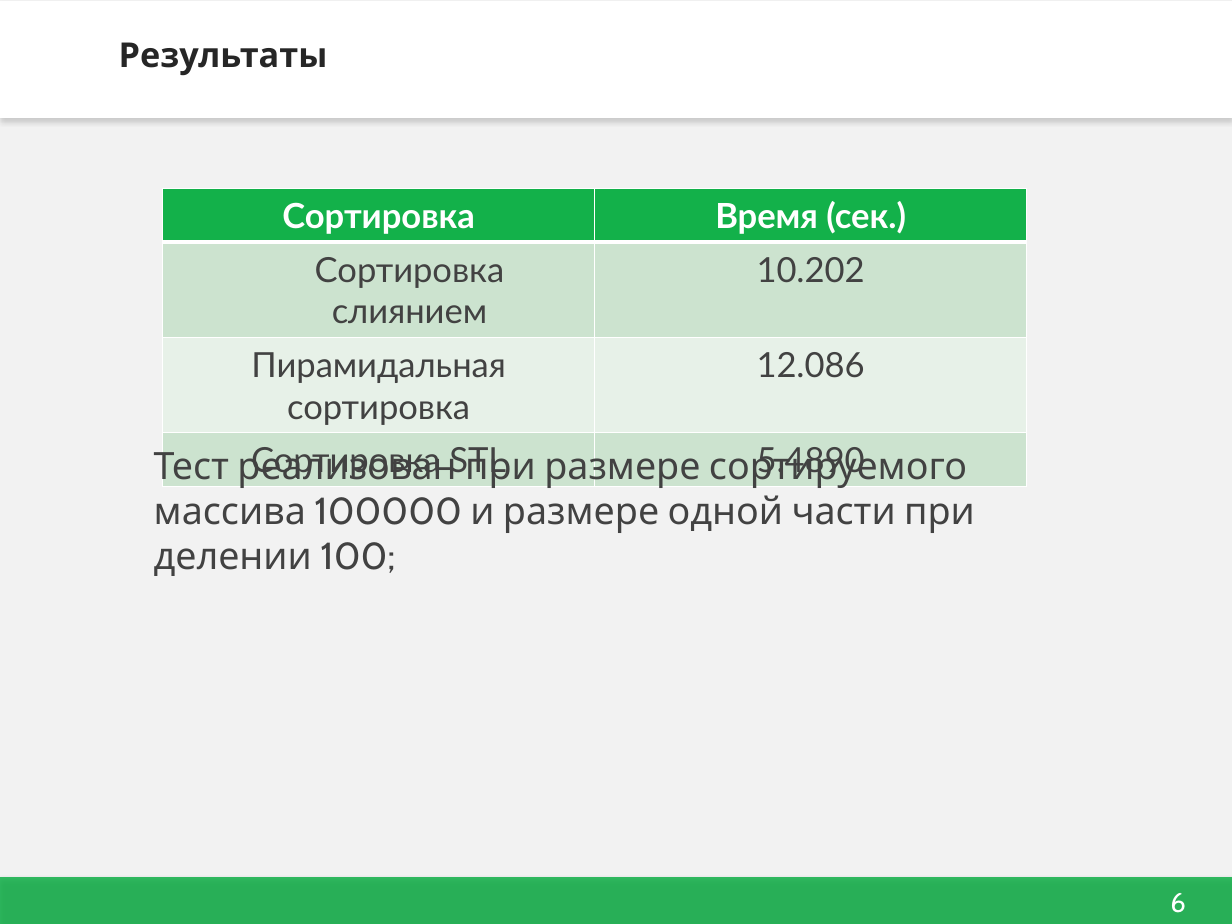
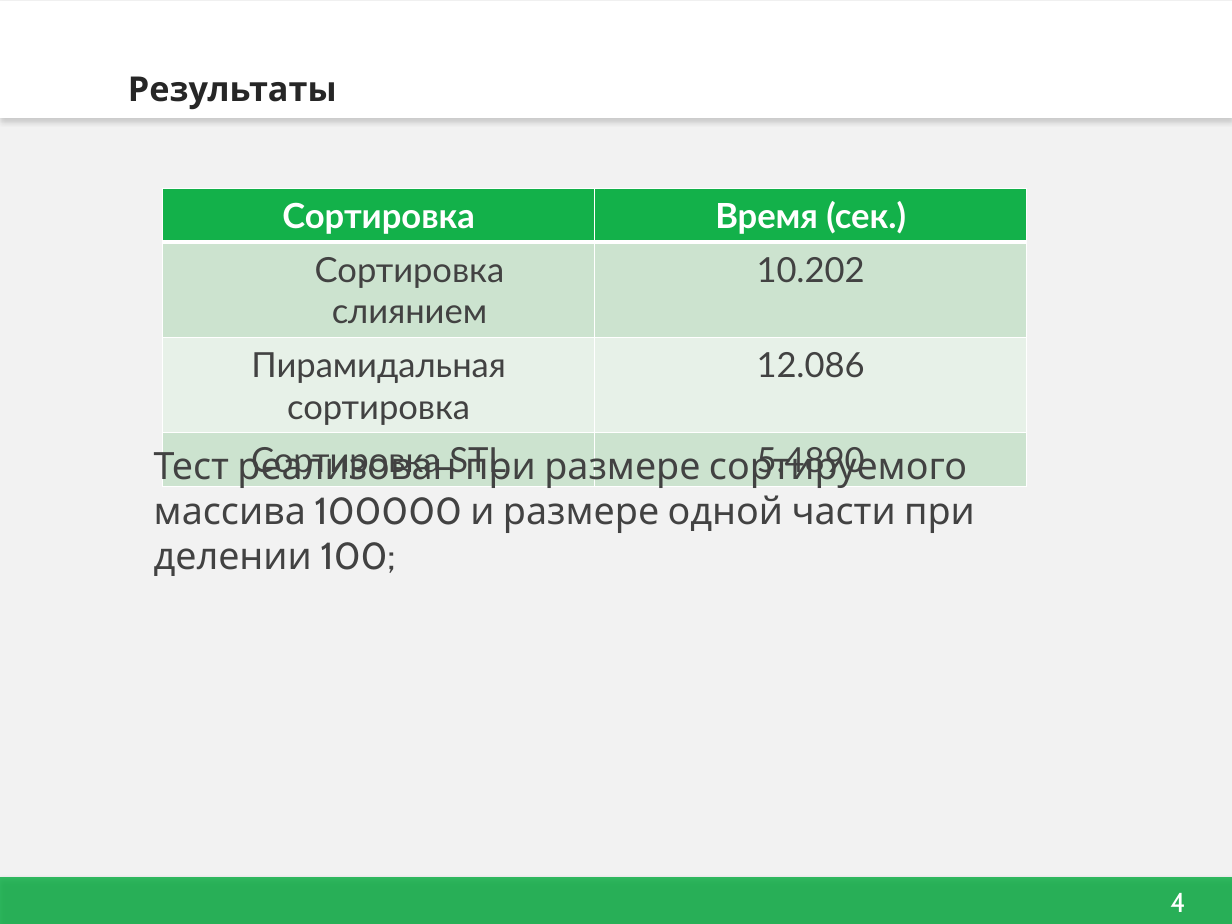
Before and after one commit to dmitriy-0297/Sort, a slide deck: slide 4 of Sorting.pptx (slide 6 before the commit). Drawn at 1232x924 pixels with LibreOffice and Linux fonts; fonts in the diff are those of the drawing; background and template pictures are left out. Boxes give left, top, right and bottom in pixels: in the first picture for what was removed or moved away, otherwise in the second. Text is boxed around its words. In the diff, an @@ line names an element or a change of style, - is before the commit and + after.

```diff
--- a/Sorting.pptx
+++ b/Sorting.pptx
@@ title "Результаты": place and size @@
-title "Результаты" at bbox=[119, 42, 328, 76]
+title "Результаты" at bbox=[128, 76, 337, 110]
@@ page number at bbox=[1170, 893, 1185, 912]: text changed @@
-6
+4
```
Also in this commit, not shown: 6 other slides changed, 2 slides added, 2 slides removed, 2 other files.
